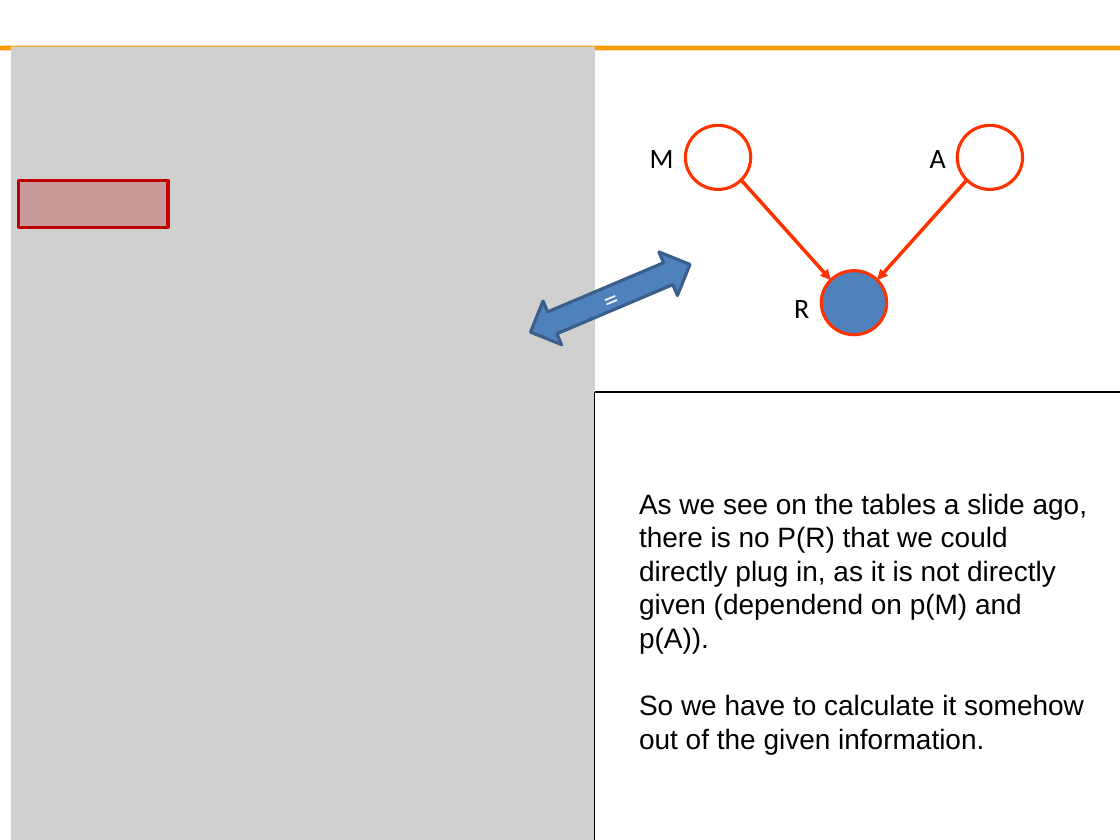
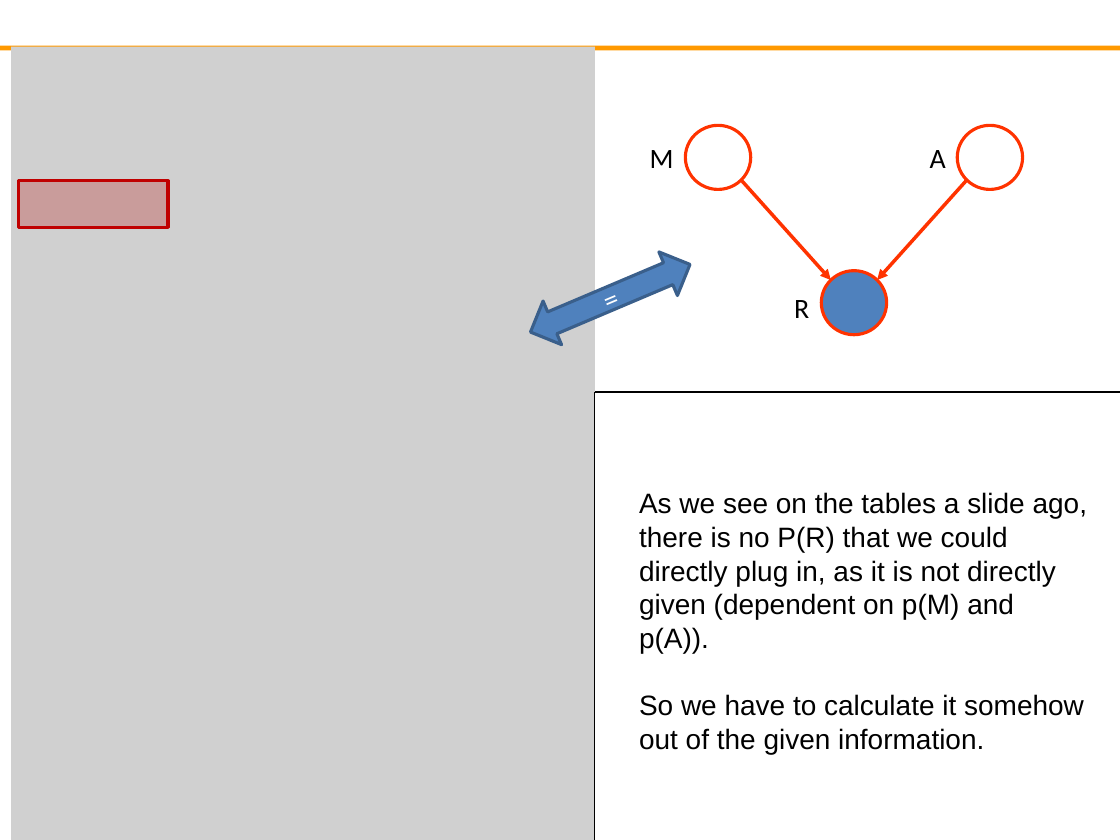
Before and after one commit to fabian9697/IANN_group30, a slide deck: slide 7 of Homework_Jacqueline/Neuroinformatic/Task12_Group30.pptx. Drawn at 1120x840 pixels with LibreOffice and Linux fonts; fonts in the diff are those of the drawing; grey boxes stand for pictures; background and template pictures are left out. Boxes give left, top, right and bottom in pixels: in the first picture for what was removed or moved away, otherwise in the second. Text is boxed around its words. In the diff, an @@ line names an element or a change of style, - is before the commit and + after.

```diff
--- a/Homework_Jacqueline/Neuroinformatic/Task12_Group30.pptx
+++ b/Homework_Jacqueline/Neuroinformatic/Task12_Group30.pptx
@@ text at [639, 492, 1087, 653]: text changed @@
-As we see on the tables a slide ago, there is no P(R) that we could directly plug in, as it is not directly given (dependend on p(M) and p(A)).
+As we see on the tables a slide ago, there is no P(R) that we could directly plug in, as it is not directly given (dependent on p(M) and p(A)).
```
Also in this commit, not shown: 3 other slides changed.
